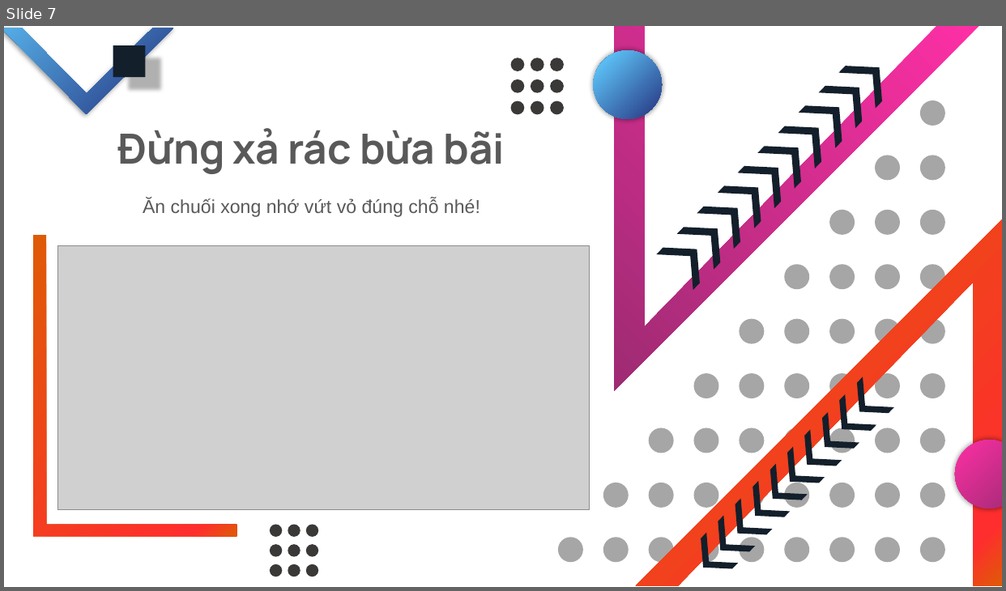
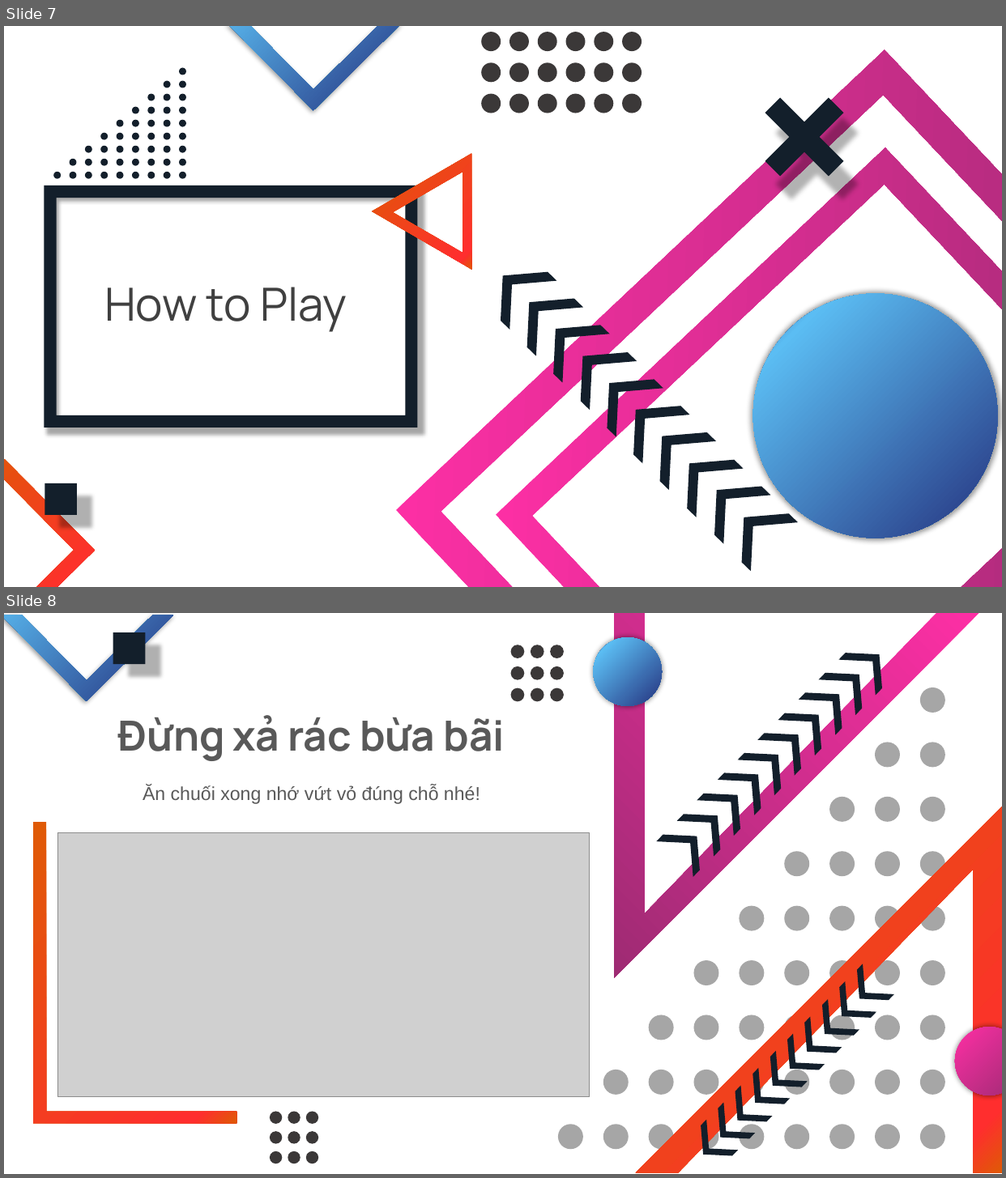
Before and after one commit to tung0997tn/GameLoft, a slide deck: Slide/NST_Presentation.pptx. Shown one above the other, each under a label of ours: slide 7 before the commit, slides 7 and 8 after it. The pictures are 1006x591 and 1006x1178 pixels, drawn with LibreOffice and Linux fonts; fonts in the diff are those of the drawing; grey boxes stand for pictures. Boxes give left, top, right and bottom in pixels: in the first picture for what was removed or moved away, otherwise in the second. Text is boxed around its words. In the diff, an @@ line names an element or a change of style, - is before the commit and + after.

```diff
--- a/Slide/NST_Presentation.pptx
+++ b/Slide/NST_Presentation.pptx
@@ slide 7 added at <box>4,26,1002,587</box>, background #FFFFFF @@
@@ freeform shape added at <box>228,26,400,110</box>, fill gradient #25327E to #5BBDF3 to #2D4890 @@
@@ group added at <box>482,32,641,51</box>: 6 ellipses @@
@@ freeform shape added at <box>396,50,1002,587</box>, fill gradient #FE2FA5 to #9E2B73 @@
@@ group added at <box>482,62,641,82</box>: 6 ellipses @@
@@ group added at <box>482,93,641,113</box>: 6 ellipses @@
@@ cross added at <box>744,76,866,199</box>, fill #131F2B @@
@@ freeform shape added at <box>373,153,472,269</box>, fill gradient #DF5A06 to #FF2E2E @@
@@ freeform shape added at <box>496,148,1002,587</box>, fill gradient #FE2FA5 to #9E2B73 @@
@@ frame added at <box>44,186,418,428</box>, fill #131F2B @@
@@ group added at <box>53,68,187,179</box>: 45 ellipses @@
@@ title added at <box>104,287,347,332</box>, 44 pt, text #404040 @@
+How to Play
@@ ellipse added at <box>753,294,998,539</box>, fill gradient #25327E to #5BBDF3 to #2D4890 @@
@@ freeform shape added at <box>4,460,94,587</box>, fill gradient #DF5A06 to #FF2E2E @@
@@ rectangle added at <box>44,484,77,515</box>, fill #131F2B @@
@@ group added at <box>479,251,799,572</box>: 10 chevrons @@
@@ what was slide 7 is now slide 8 @@
```
